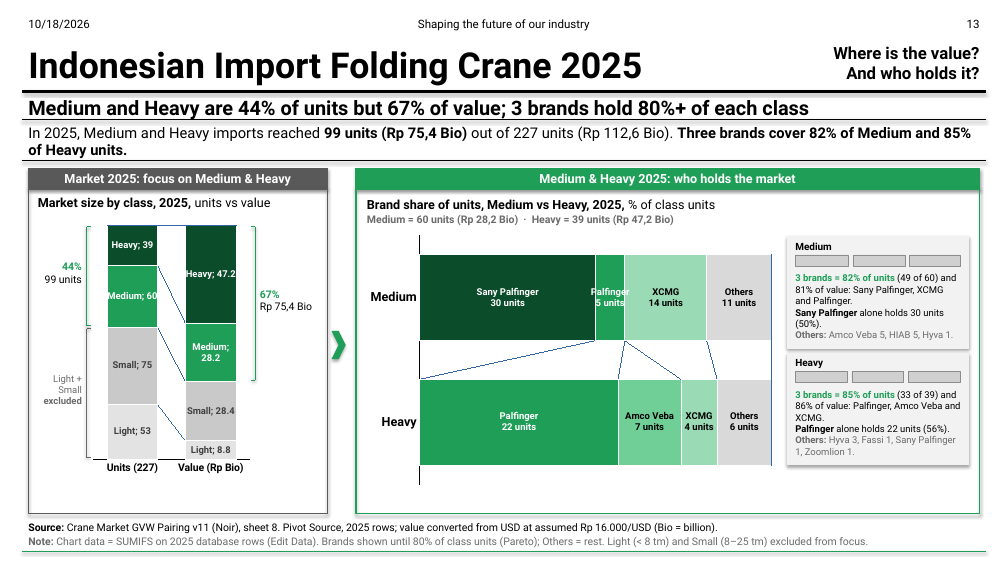
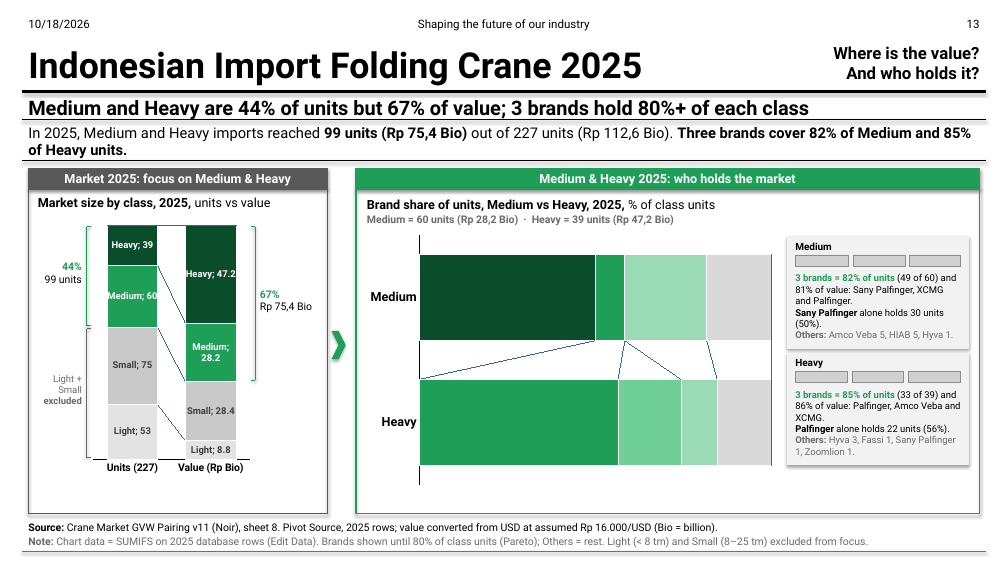
Before and after one commit to Godson7777/6month, a slide deck: slide 1 of nedp_deck/Slide_2025_Medium_Heavy_Funnel.pptx. Drawn at 1008x567 pixels with LibreOffice and Linux fonts; fonts in the diff are those of the drawing; grey boxes stand for pictures. Boxes give left, top, right and bottom in pixels: in the first picture for what was removed or moved away, otherwise in the second. Text is boxed around its words. In the diff, an @@ line names an element or a change of style, - is before the commit and + after.

```diff
--- a/nedp_deck/Slide_2025_Medium_Heavy_Funnel.pptx
+++ b/nedp_deck/Slide_2025_Medium_Heavy_Funnel.pptx
@@ bar stacked 100% chart at box(362, 230, 780, 490) @@
-Sany Palfinger: 30, 0
+Series 1: 50, 0
@@ data labels of Series 1 removed @@
-Palfinger: 5, 22
+Series 2: 8, 56
@@ data labels of Series 2 removed @@
-Amco Veba: 0, 7
+Series 3: 0, 18
@@ data labels of Series 3 removed @@
-XCMG: 14, 4
+Series 4: 23, 10
@@ data labels of Series 4 removed @@
-Others: 11, 6
+Series 5: 18, 15
@@ data labels of Series 5 removed @@
```
Also in this commit, not shown: 1 other file.
